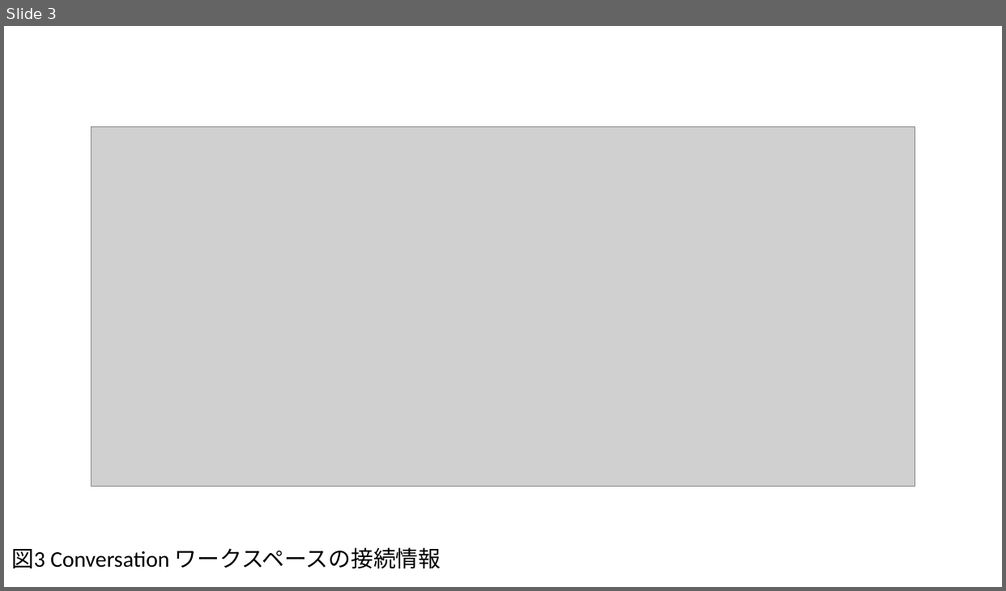
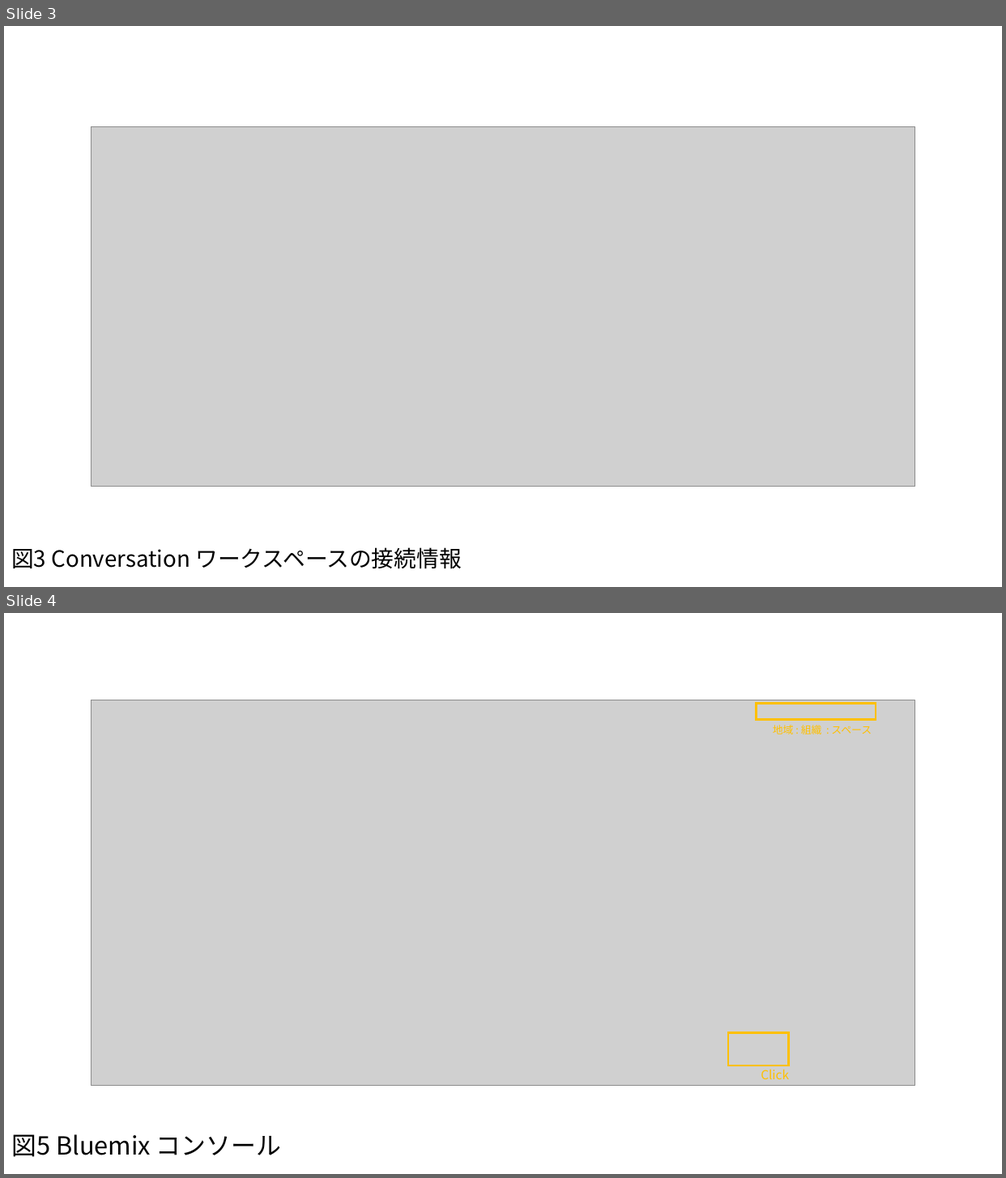
Before and after one commit to ippei0605/serverless-conversation, a slide deck: docs/figure.pptx. Shown one above the other, each under a label of ours: slide 3 before the commit, slides 3 and 4 after it. The pictures are 1006x591 and 1006x1178 pixels, drawn with LibreOffice and Linux fonts; fonts in the diff are those of the drawing; grey boxes stand for pictures. Boxes give left, top, right and bottom in pixels: in the first picture for what was removed or moved away, otherwise in the second. Text is boxed around its words. In the diff, an @@ line names an element or a change of style, - is before the commit and + after.

```diff
--- a/docs/figure.pptx
+++ b/docs/figure.pptx
@@ slide 4 added at (x1=4, y1=613, x2=1002, y2=1174), background #FFFFFF @@
@@ group added at (x1=91, y1=700, x2=915, y2=1086): 2 rectangles, 2 texts, 1 picture @@
+Click
+地域 : 組織 : スペース
@@ title added at (x1=11, y1=1135, x2=281, y2=1157), 24 pt, text #000000 @@
+図5 Bluemix コンソール
@@ slide 3 changed as well @@
@@ title "図3 Conversation ワークスペースの接続情報" at (x1=11, y1=548, x2=461, y2=570): font Calibri to Noto Sans CJK JP @@
```
Also in this commit, not shown: 2 other slides changed, 1 other file.
